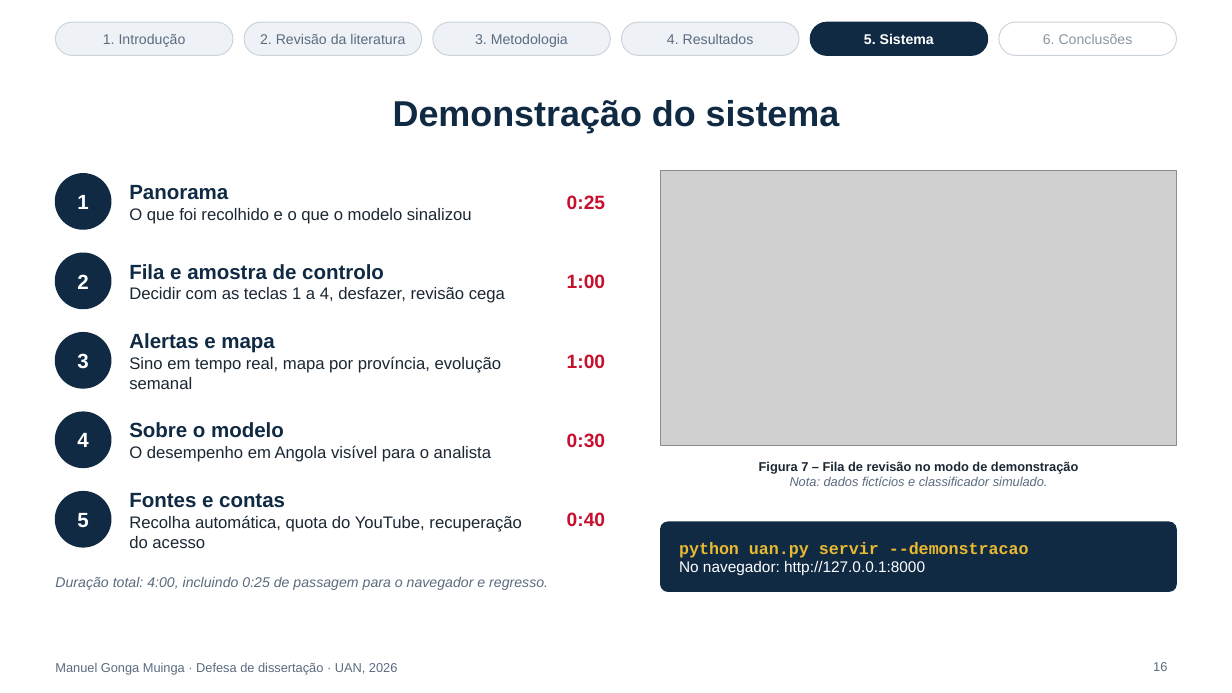
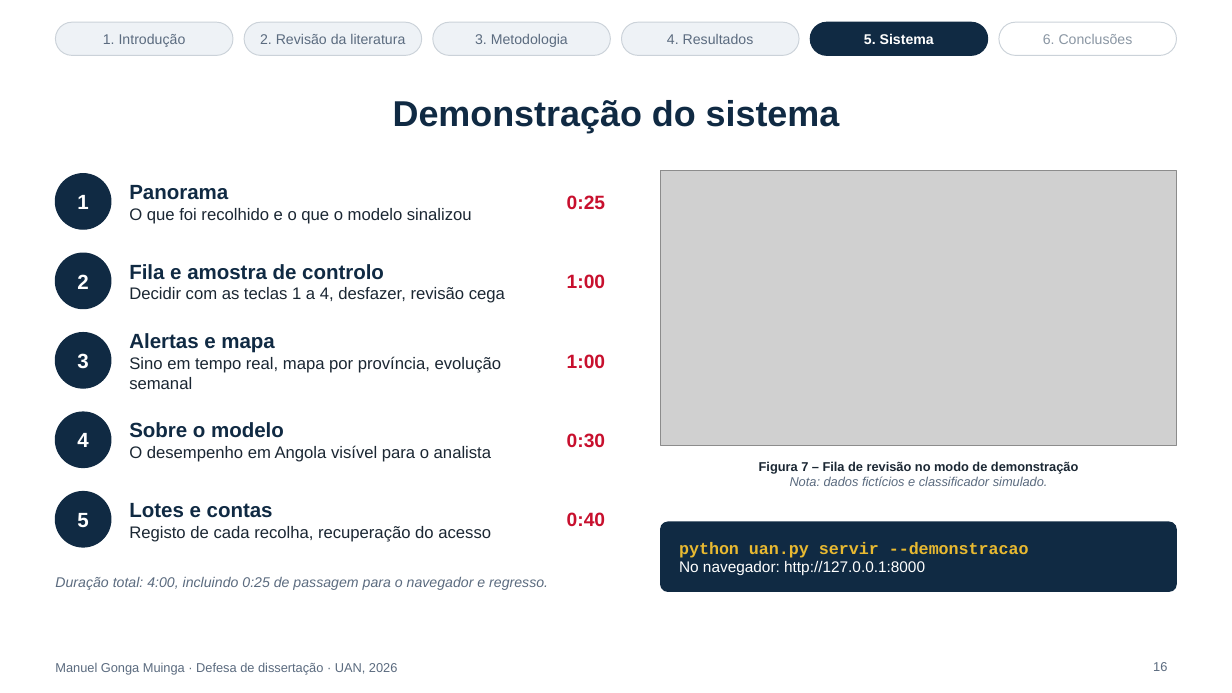
Before and after one commit to manuelmuinga/dissertacao-uan-angola, a slide deck: slide 16 of docs/Apresentacao_Defesa_UAN.pptx. Drawn at 1232x693 pixels with LibreOffice and Linux fonts; fonts in the diff are those of the drawing; grey boxes stand for pictures. Boxes give left, top, right and bottom in pixels: in the first picture for what was removed or moved away, otherwise in the second. Text is boxed around its words. In the diff, an @@ line names an element or a change of style, - is before the commit and + after.

```diff
--- a/docs/Apresentacao_Defesa_UAN.pptx
+++ b/docs/Apresentacao_Defesa_UAN.pptx
@@ text at [129, 503, 491, 542]: text changed @@
-Fontes e contas
-Recolha automática, quota do YouTube, recuperação do acesso
+Lotes e contas
+Registo de cada recolha, recuperação do acesso
```
Also in this commit, not shown: 12 other slides changed, 3 other files.
